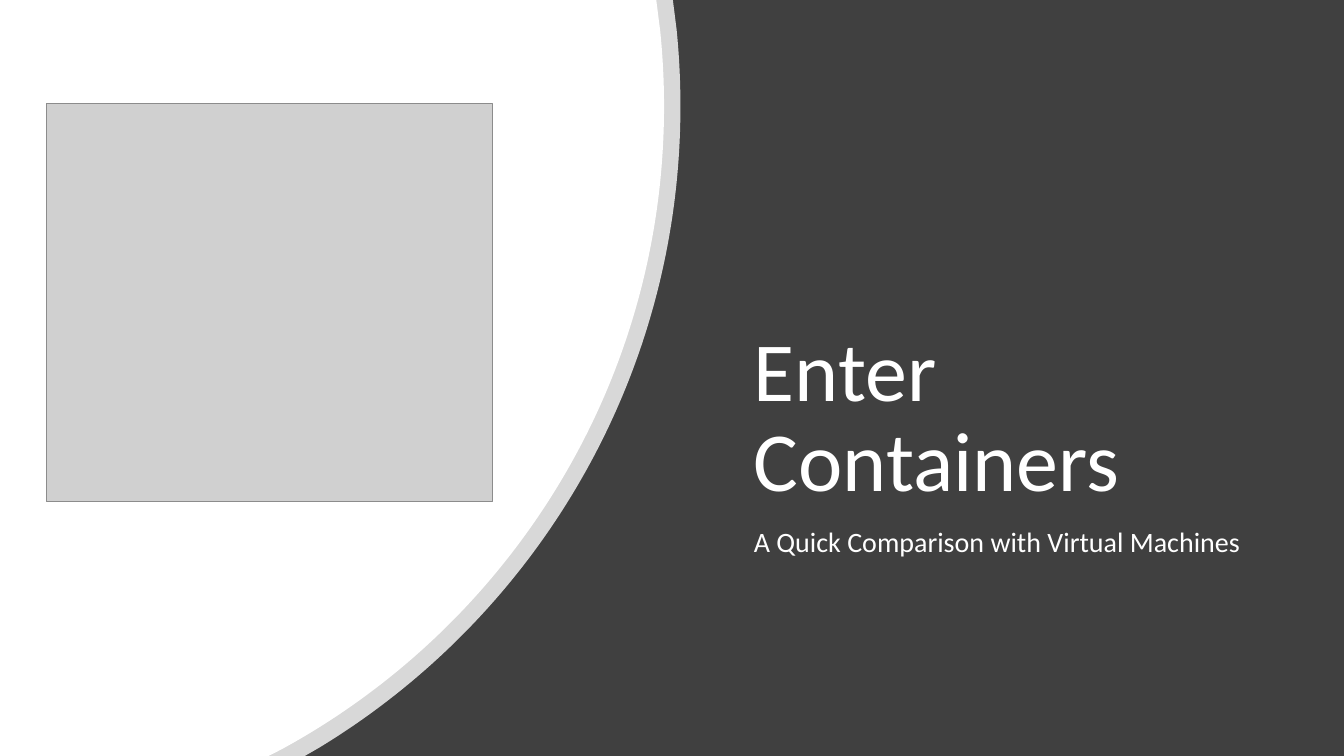
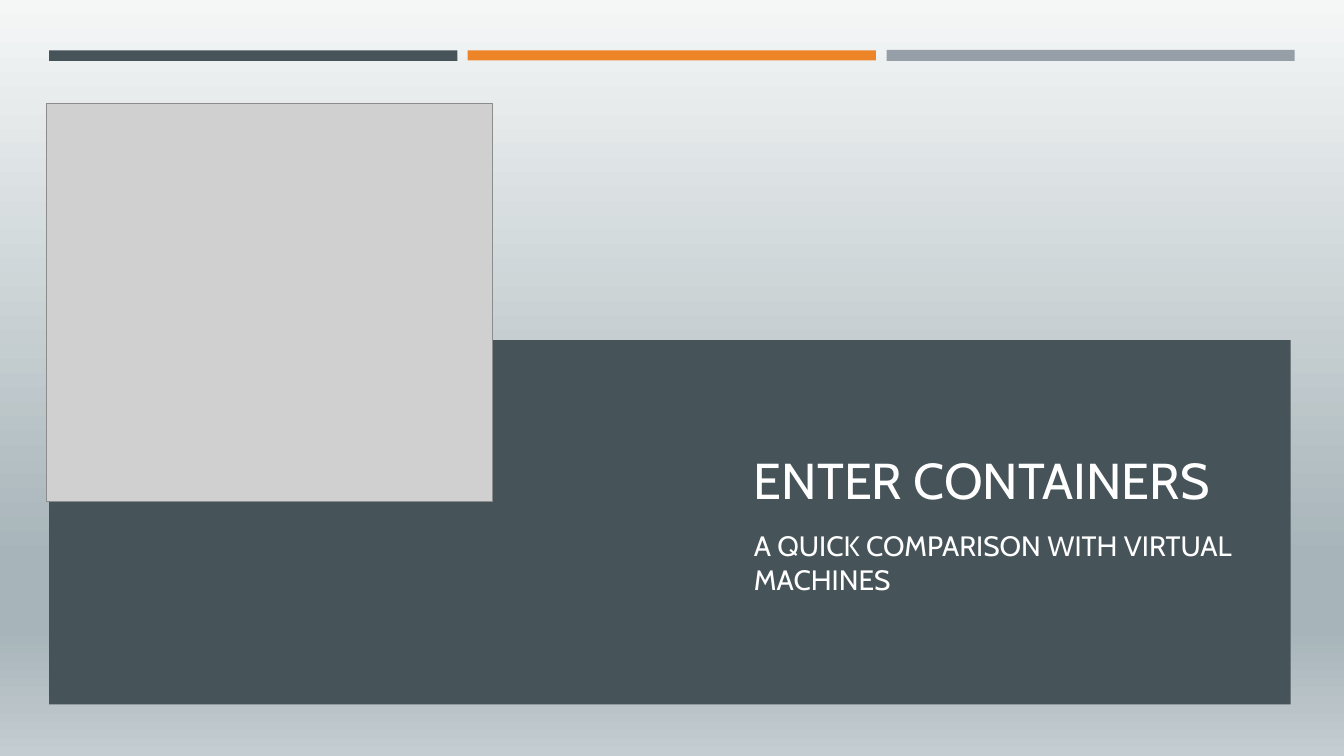
Before and after one commit to EnterpriseProductsLP/introduction-to-docker, a slide deck: slide 13 of presentation/presentation.pptx. Drawn at 1344x756 pixels with LibreOffice and Linux fonts; fonts in the diff are those of the drawing; grey boxes stand for pictures. Boxes give left, top, right and bottom in pixels: in the first picture for what was removed or moved away, otherwise in the second. Text is boxed around its words. In the diff, an @@ line names an element or a change of style, - is before the commit and + after.

Commit message:
Added section title.

```diff
--- a/presentation/presentation.pptx
+++ b/presentation/presentation.pptx
@@ background gradient #F6F8FC to #ABC0E4 to #C7D5ED to gradient #F5F7F7 to #A7B4B9 to #C4CDD1 @@
@@ rectangle removed at <box>0,0,1344,756</box> @@
@@ freeform shape removed at <box>0,0,681,756</box> @@
@@ freeform shape removed at <box>0,0,664,756</box> @@
@@ rectangle added at <box>49,50,458,60</box>, fill #465359 @@
@@ rectangle added at <box>468,50,876,60</box>, fill #ED8428 @@
@@ rectangle added at <box>886,50,1295,62</box>, fill #969FA7 @@
@@ rectangle added at <box>49,340,1292,704</box>, fill #465359 @@
@@ title at <box>754,463,1210,500</box>: text changed; size 60 to 36 pt; font Calibri to Cabin @@
-Enter Containers
+ENTER CONTAINERS
@@ subtitle at <box>754,536,1232,591</box>: text changed; font Calibri to Cabin @@
-A Quick Comparison with Virtual Machines
+A QUICK COMPARISON WITH VIRTUAL MACHINES
```
Also in this commit, not shown: 11 other slides changed, 2 slides added.
